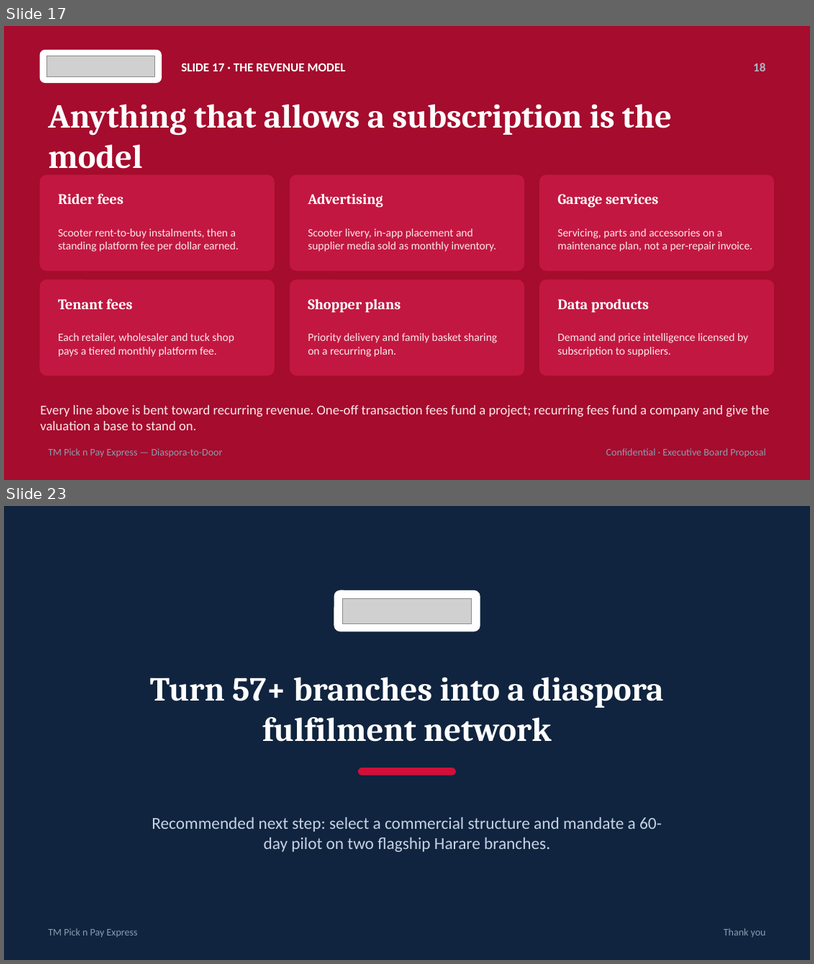
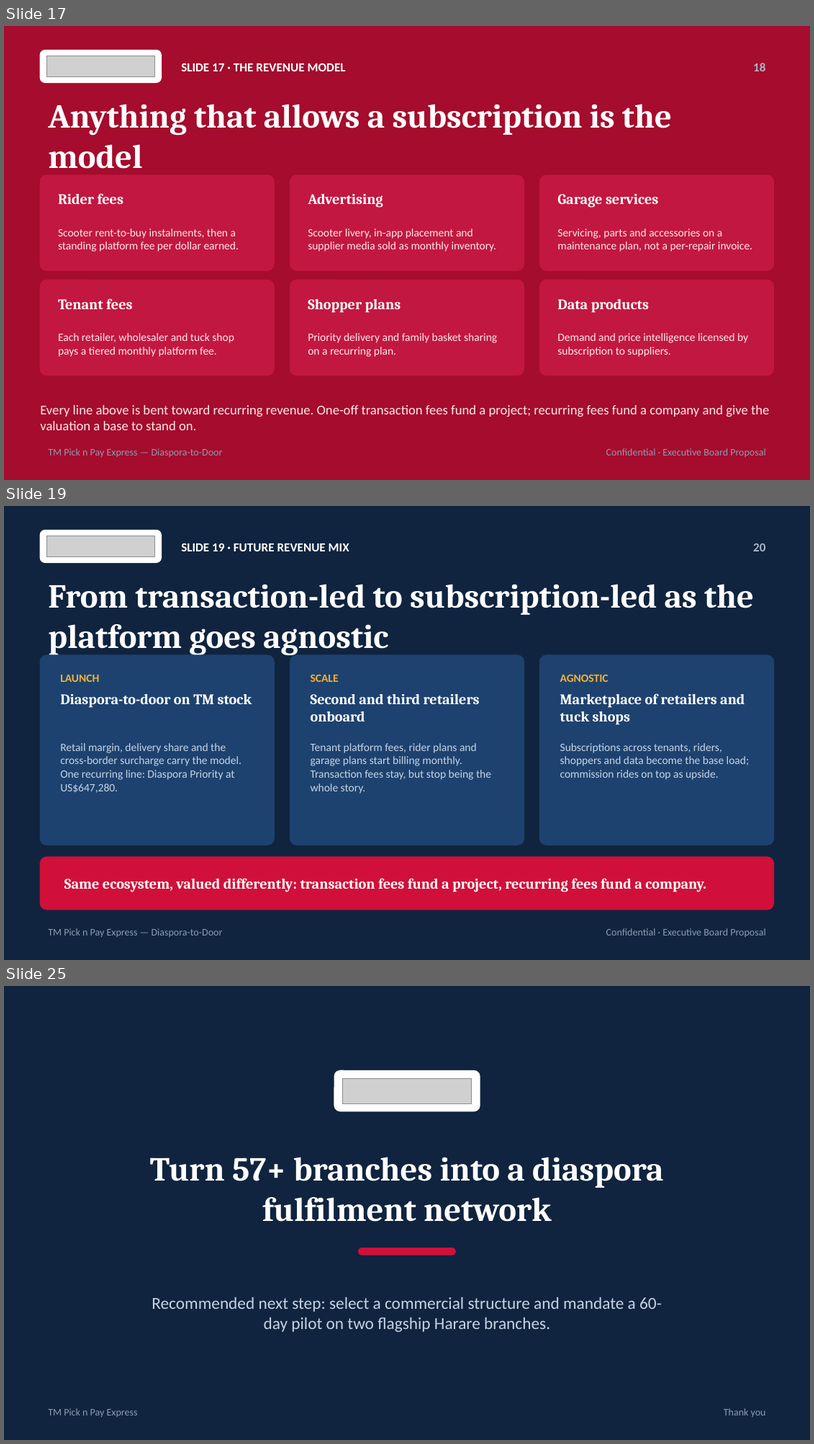
Before and after one commit to gugunyathi/retail-bridge, a slide deck: public/TM-Pick-n-Pay-Express.ppt. Shown one above the other, each under a label of ours: slides 17 and 23 before the commit, slides 17, 19 and 25 after it; the slides between them are not shown. The pictures are 814x964 and 814x1444 pixels, drawn with LibreOffice and Linux fonts; fonts in the diff are those of the drawing; grey boxes stand for pictures. Boxes give left, top, right and bottom in pixels: in the first picture for what was removed or moved away, otherwise in the second. Text is boxed around its words. In the diff, an @@ line names an element or a change of style, - is before the commit and + after.

```diff
--- a/public/TM-Pick-n-Pay-Express.ppt
+++ b/public/TM-Pick-n-Pay-Express.ppt
@@ slide 19 added at box(4, 506, 810, 960), background #10243F @@
@@ rounded rectangle added at box(40, 530, 161, 562), fill #FFFFFF, outline #FFFFFF 0.99 pt @@
@@ picture added at box(46, 536, 154, 557) @@
@@ text added at box(181, 543, 350, 551), 11 pt, text #FFFFFF, bold @@
+SLIDE 19 · FUTURE REVENUE MIX
@@ text added at box(754, 543, 766, 551), 11 pt, text #AAB6C8, bold @@
+20
@@ text added at box(48, 584, 754, 656), 30 pt, text #FFFFFF, bold @@
+From transaction-led to subscription-led as the platform goes agnostic
@@ rounded rectangle added at box(40, 655, 274, 844), fill #1E426F, outline #1E426F 0.99 pt @@
@@ rounded rectangle added at box(291, 655, 524, 844), fill #1E426F, outline #1E426F 0.99 pt @@
@@ rounded rectangle added at box(540, 655, 774, 844), fill #1E426F, outline #1E426F 0.99 pt @@
@@ text added at box(60, 674, 99, 682), 10 pt, text #F2B233, bold @@
+LAUNCH
@@ text added at box(311, 674, 339, 682), 10 pt, text #F2B233, bold @@
+SCALE
@@ text added at box(561, 674, 609, 682), 10 pt, text #F2B233, bold @@
+AGNOSTIC
@@ text added at box(60, 694, 252, 708), 13 pt, text #FFFFFF, bold @@
+Diaspora-to-door on TM stock
@@ text added at box(311, 694, 480, 721), 13 pt, text #FFFFFF, bold @@
+Second and third retailers onboard
@@ text added at box(561, 693, 745, 725), 13 pt, text #FFFFFF, bold @@
+Marketplace of retailers and tuck shops
@@ text added at box(60, 743, 242, 793), 10 pt, text #C6D3E4 @@
+Retail margin, delivery share and the cross-border surcharge carry the model. One recurring line: Diaspora Priority at US$647,280.
@@ text added at box(311, 743, 491, 793), 10 pt, text #C6D3E4 @@
+Tenant platform fees, rider plans and garage plans start billing monthly. Transaction fees stay, but stop being the whole story.
@@ text added at box(561, 743, 749, 780), 10 pt, text #C6D3E4 @@
+Subscriptions across tenants, riders, shoppers and data become the base load; commission rides on top as upside.
@@ rounded rectangle added at box(40, 857, 774, 909), fill #D0103A, outline #D0103A 0.99 pt @@
@@ text added at box(64, 878, 707, 892), 13 pt, text #FFFFFF, bold @@
+Same ecosystem, valued differently: transaction fees fund a project, recurring fees fund a company.
@@ text added at box(48, 928, 223, 937), 9 pt, text #8C9BB0 @@
+TM Pick n Pay Express — Diaspora-to-Door
@@ text added at box(607, 928, 766, 937), 9 pt, text #8C9BB0 @@
+Confidential · Executive Board Proposal
@@ what was slide 23 is now slide 25 @@
```
Also in this commit, not shown: 9 slides changed, 1 other slide added, 2 other files.
